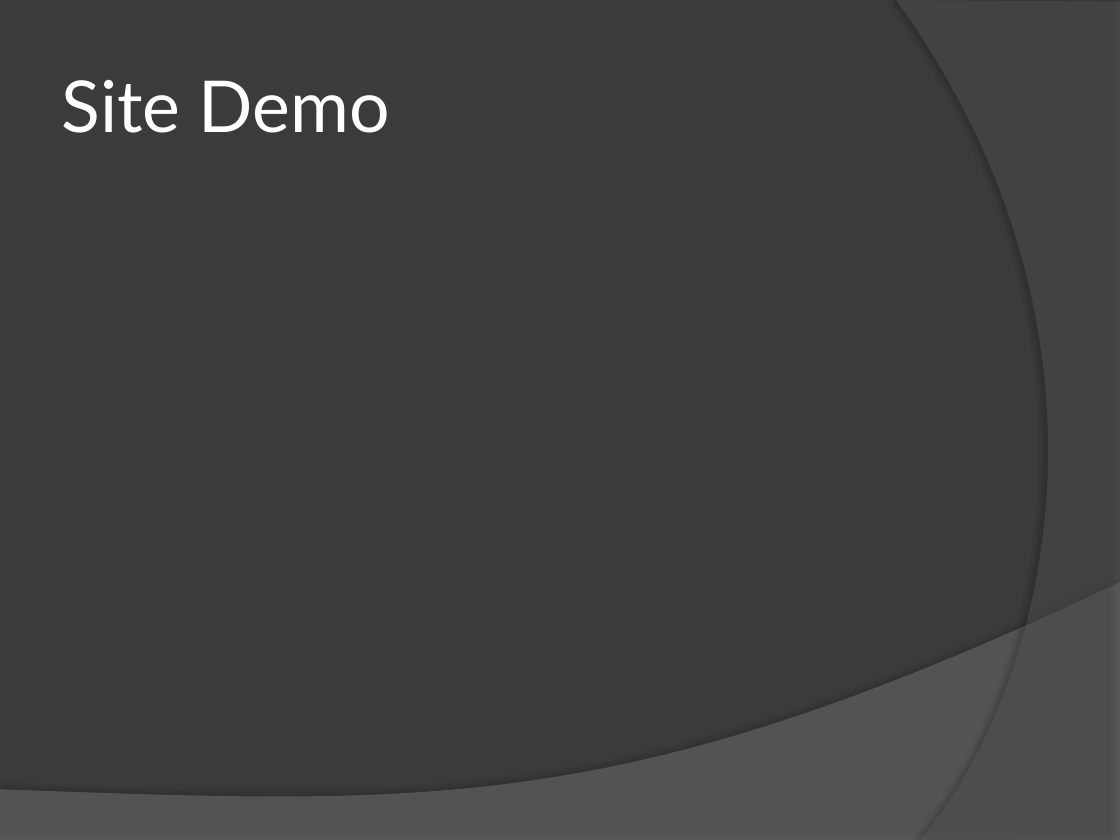
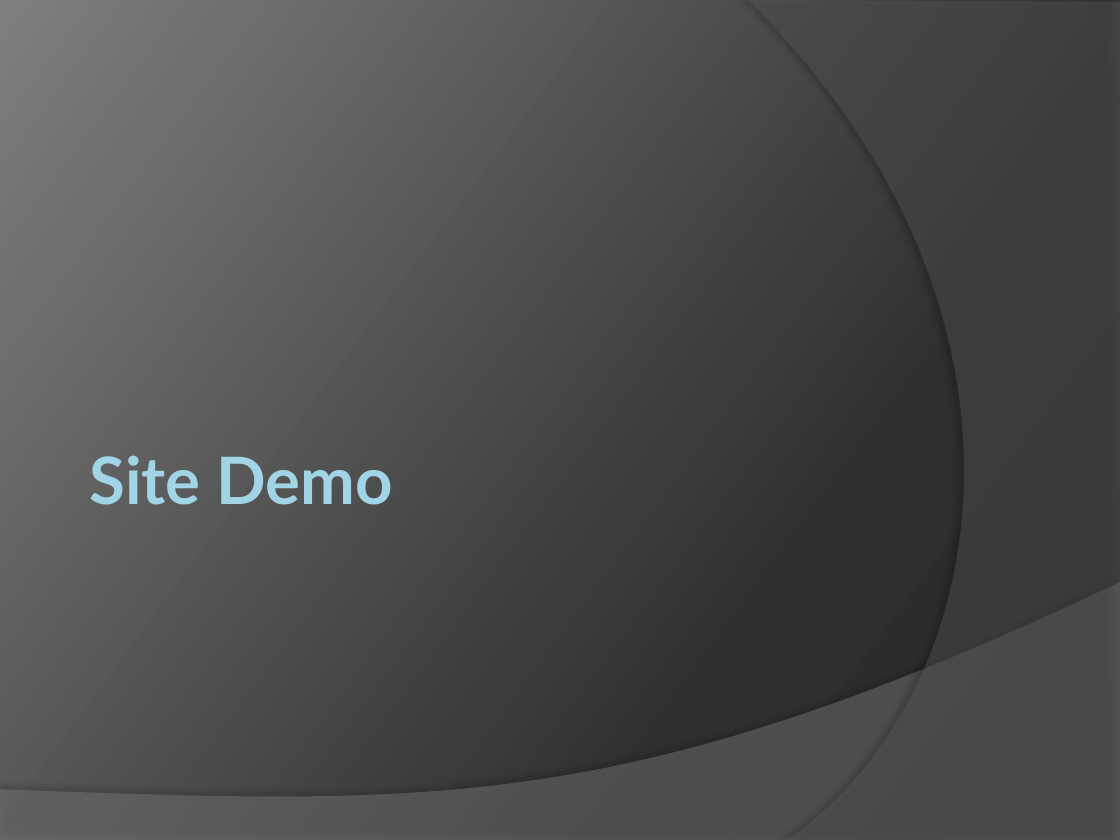
Before and after one commit to jaybeebauer/codefair, a slide deck: slide 7 of working_documents/Presentation/Presentation.pptx (slide 4 before the commit). Drawn at 1120x840 pixels with LibreOffice and Linux fonts; fonts in the diff are those of the drawing. Boxes give left, top, right and bottom in pixels: in the first picture for what was removed or moved away, otherwise in the second. Text is boxed around its words. In the diff, an @@ line names an element or a change of style, - is before the commit and + after.

Commit message:
-Updated presentation

```diff
--- a/working_documents/Presentation/Presentation.pptx
+++ b/working_documents/Presentation/Presentation.pptx
@@ background #3B3B3B to gradient #282828 to #2F2F2F to #7E7E7E @@
@@ freeform shape: place and size @@
-freeform shape at box(896, 0, 1120, 840)
+freeform shape at box(748, 0, 1120, 840)
@@ title "Site Demo": place and size @@
-title "Site Demo" at box(62, 80, 390, 133)
+title "Site Demo" at box(90, 455, 393, 505)
@@ title "Site Demo" at box(90, 455, 393, 505): size 46 to 42 pt, text colour #FFFFFF to gradient #A1D4E7 to #58808D, letter outline none to #5DD4FF 0.39 pt, bold on; vertical alignment middle to top @@
```
Also in this commit, not shown: 1 other slide changed, 3 slides added.
